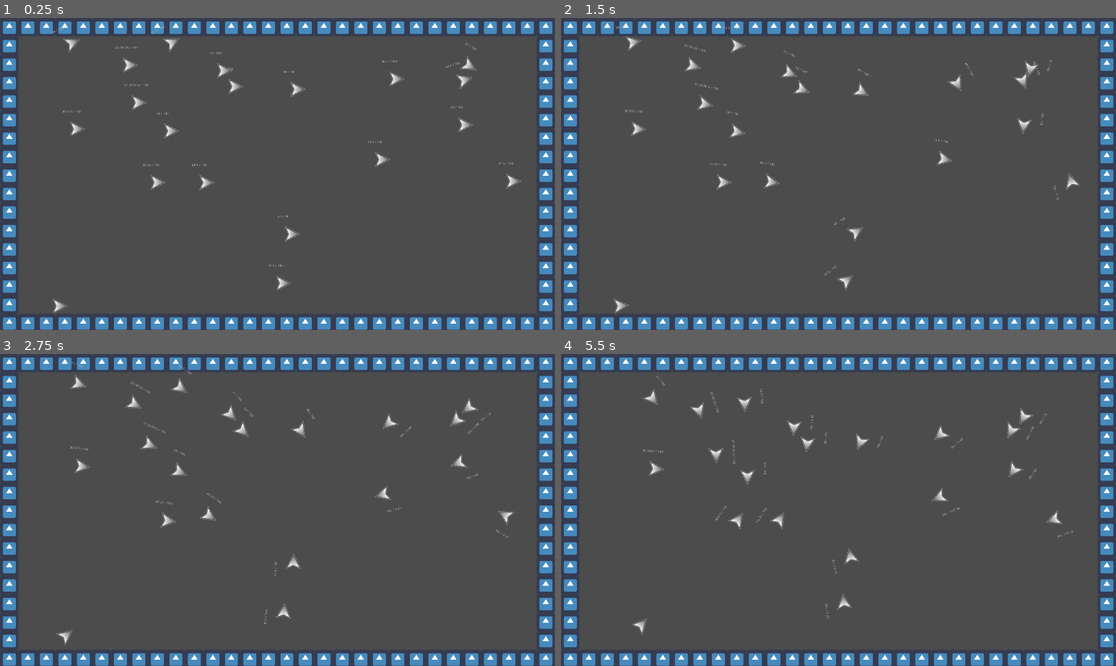
Above: before the commit, frames 1-4 (two rows, left to right).
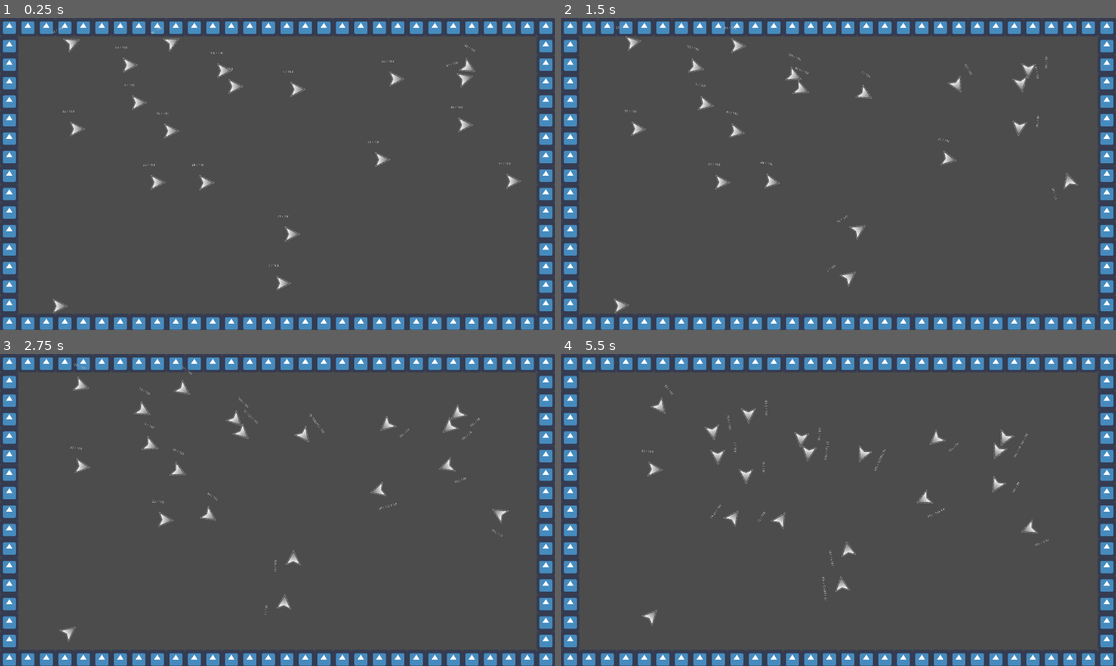
Above: after the commit, the same moments.

Repository: fabricejeannet/zombies
Game: Godot game, scene res://scenes/World.tscn
Two runs of this game, one before a commit and one after it. Both use one fixed random seed, a clock stepped at 60 frames per second and the inputs below. The engine's default icon, where the game draws it, is replaced by a stand-in: a white triangle on a blue panel in a dark square.
Inputs (mouse positions are in pixels of both pictures, inside the frame that each line leads up to):
- Up to frame 1 (0.25 s): no input
- Up to frame 2 (1.5 s): move the mouse to (960, 158) at 0.52 s; click (960, 158) at 0.67 s; move the mouse to (727, 189) at 1.27 s; click (727, 189) at 1.42 s
- Up to frame 3 (2.75 s): move the mouse to (333, 441) at 2.02 s; click (333, 441) at 2.17 s
- Up to frame 4 (5.5 s): move the mouse to (810, 572) at 2.77 s; click (810, 572) at 2.92 s; move the mouse to (1005, 556) at 3.52 s; click (1005, 556) at 3.67 s; move the mouse to (672, 463) at 4.27 s; click (672, 463) at 4.42 s; move the mouse to (866, 510) at 5.02 s; click (866, 510) at 5.17 s

The runs differ from the first frame. In frame 1, 0.2% of the frame differs, in the area x 9-93%, y 2-80%; in frame 2, 1.1%; in frame 3, 1.6%; in frame 4, 2.0%, in the area x 12-93%, y 6-90%.

Commit message:
bidouillage pour l'accord des vitesses

Diff:
--- a/scripts/World.gd
+++ b/scripts/World.gd
@@ -31,7 +31,7 @@
 		cell_is_full = $TileMap.get_cellv($TileMap.world_to_map(Vector2(xpos, ypos))) != $TileMap.INVALID_CELL
 	zombie.position = Vector2(xpos, ypos)
 
-	zombie.current_speed =  rng.randi_range(0, zombie.max_speed / 2)
+	zombie.current_speed =  rng.randi_range(0, zombie.max_speed)
 
 func _unhandled_input(event):
 	if event is InputEventMouseButton and  event.button_index == BUTTON_LEFT and event.pressed:
--- a/scripts/Zombie.gd
+++ b/scripts/Zombie.gd
@@ -2,9 +2,10 @@
 
 
 var neighbours = []
+var avg_speed = 0
 
 export var sound_range = 200.0
-export var current_speed = 20
+export var current_speed = 0
 export var max_speed = 50
 export var acceleration_factor = 1.2
 export var rotation_factor = 0.02
@@ -13,6 +14,7 @@
 onready var target:Vector2 = position
 
 func _physics_process(delta):
+	update_speed()
 	var motion = (target - position).normalized() * centering_factor * current_speed
 	move_and_slide(motion)
 	rotate(get_angle_to(target) * rotation_factor)
@@ -35,6 +37,11 @@
 		neighbours.remove(index)
 
 
+func update_speed() -> void :
+	if current_speed < avg_speed and current_speed < max_speed:
+		current_speed *= acceleration_factor
+
+
 func update_motion() :
 	var xs = 0.0
 	var ys = 0.0
@@ -48,12 +55,9 @@
 
 
 	var center_of_mass= Vector2 (xs / sub_herd_size, ys / sub_herd_size)
-#	target = center_of_mass
+	avg_speed = speeds / sub_herd_size
 
-	var avg_speed = speeds / sub_herd_size
 
-	if current_speed < avg_speed and current_speed < max_speed:
-		current_speed *= acceleration_factor
 
 	$SpeedLabel.text = str(current_speed) + " / " + str(max_speed)
 
